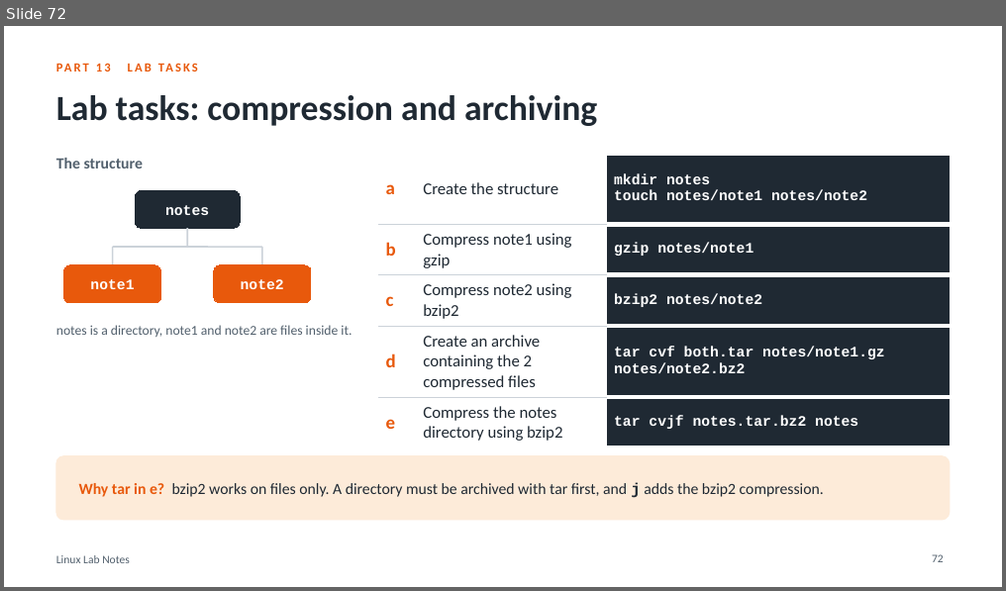
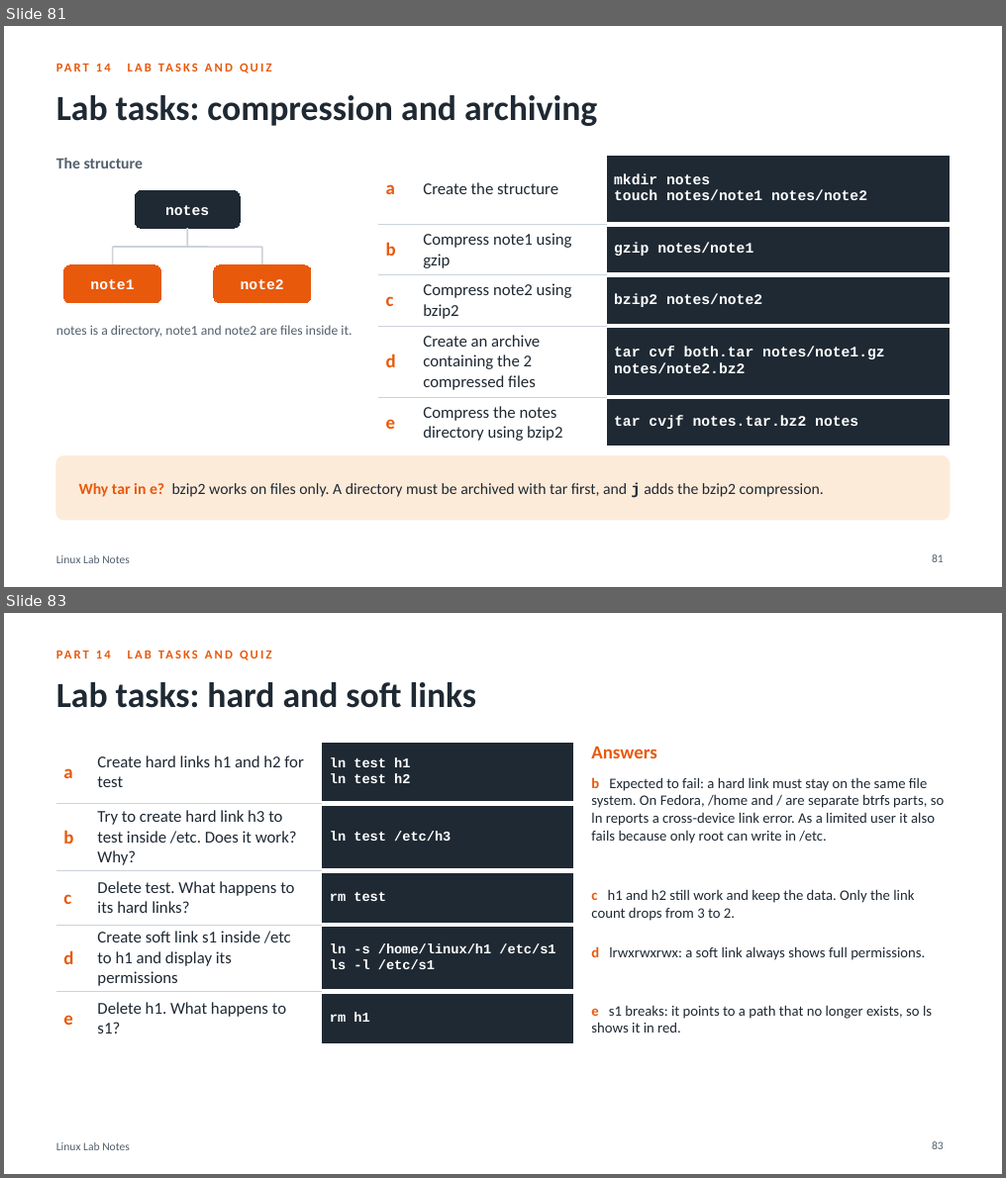
Before and after one commit to HamzaAlshafe/linux-lab-notes, a slide deck: Linux_Lab_Notes.pptx. Shown one above the other, each under a label of ours: slide 72 before the commit, slides 81 and 83 after it; the slides between them are not shown. The pictures are 1006x591 and 1006x1178 pixels, drawn with LibreOffice and Linux fonts; fonts in the diff are those of the drawing. Boxes give left, top, right and bottom in pixels: in the first picture for what was removed or moved away, otherwise in the second. Text is boxed around its words. In the diff, an @@ line names an element or a change of style, - is before the commit and + after.

Commit message:
Add special permissions, links and quiz 1

```diff
--- a/Linux_Lab_Notes.pptx
+++ b/Linux_Lab_Notes.pptx
@@ slide 83 added at <box>4,613,1002,1174</box>, background #FFFFFF; not listed: 1 template element that a slide beside it also shows @@
@@ text added at <box>56,643,949,665</box>, 12 pt, text #E8590C, bold @@
+PART 14 LAB TASKS AND QUIZ
@@ title added at <box>56,682,477,708</box>, 34 pt, text #1F2933, bold @@
+Lab tasks: hard and soft links
@@ table added at <box>56,741,573,1038</box>, 5 rows, 3 columns @@
+a | Create hard links h1 and h2 for test | ln test h1 / ln test h2
+b | Try to create hard link h3 to test inside /etc. Does it work? Why? | ln test /etc/h3
+c | Delete test. What happens to its hard links? | rm test
+d | Create soft link s1 inside /etc to h1 and display its permissions | ln -s /home/linux/h1 /etc/s1 / ls -l /etc/s1
+e | Delete h1. What happens to s1? | rm h1
@@ text added at <box>591,746,656,759</box>, 18 pt, text #E8590C, bold @@
+Answers
@@ text added at <box>591,777,944,844</box>, 14 pt, text #1F2933 @@
+b Expected to fail: a hard link must stay on the same file system. On Fedora, /home and / are separate btrfs parts, so ln reports a cross-device link error. As a limited user it also fails because only root can write in /etc.
@@ text added at <box>591,889,914,921</box>, 14 pt, text #1F2933 @@
+c h1 and h2 still work and keep the data. Only the link count drops from 3 to 2.
@@ text added at <box>591,947,925,960</box>, 14 pt, text #1F2933 @@
+d lrwxrwxrwx: a soft link always shows full permissions.
@@ text added at <box>591,1005,932,1033</box>, 14 pt, text #1F2933 @@
+e s1 breaks: it points to a path that no longer exists, so ls shows it in red.
@@ page number added at <box>932,1142,944,1150</box>, 11 pt, text #52606D @@
+83
@@ what was slide 72 is now slide 81 @@
@@ slide 81 changed as well @@
@@ text at <box>56,56,949,78</box>: text changed @@
-PART 13 LAB TASKS
+PART 14 LAB TASKS AND QUIZ
@@ page number at <box>932,555,944,563</box>: text changed @@
-72
+81
```
Also in this commit, not shown: 7 other slides changed, 12 other slides added, 1 other file.
